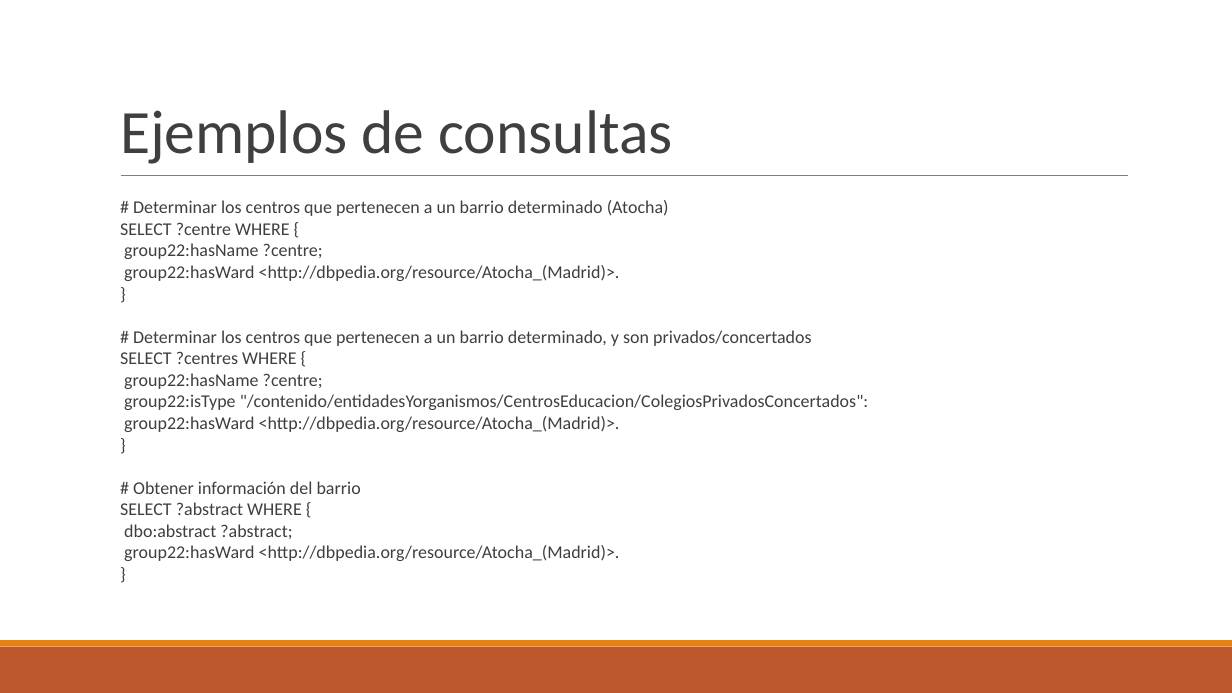
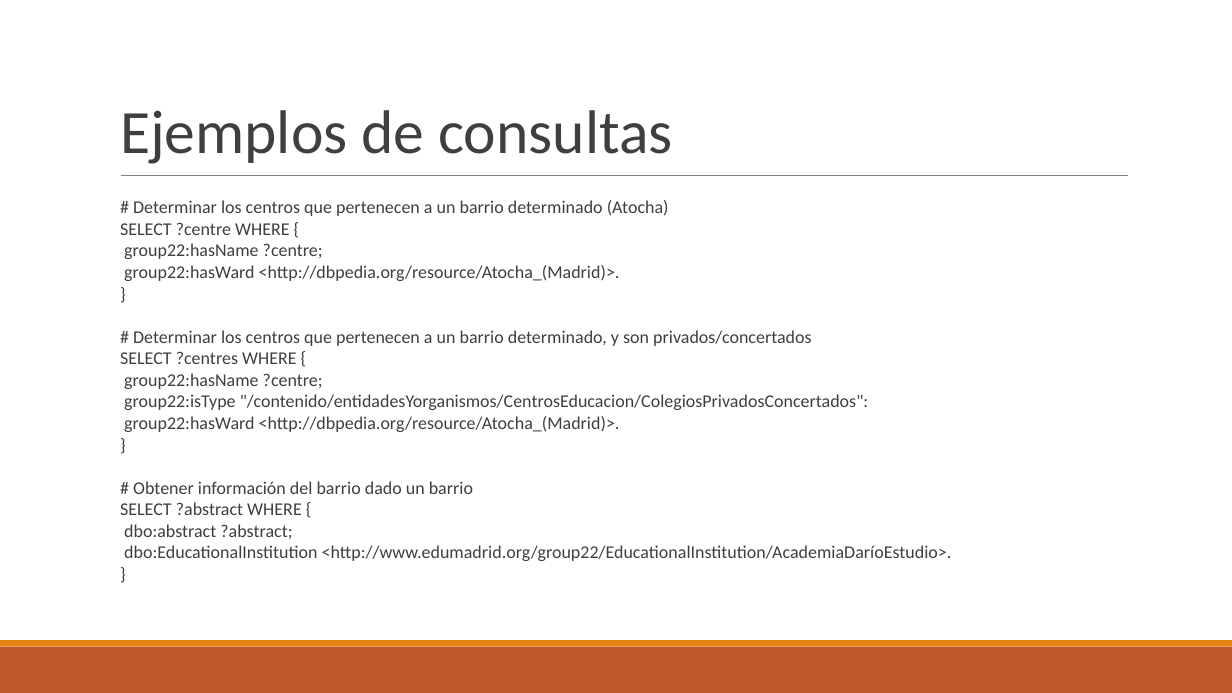
Before and after one commit to FacultadInformatica-LinkedData/Curso2017-2018, a slide deck: slide 11 of HandsOn/Group22/Presentacion/PresentaciónWebSemanticFinal.pptx. Drawn at 1232x693 pixels with LibreOffice and Linux fonts; fonts in the diff are those of the drawing. Boxes give left, top, right and bottom in pixels: in the first picture for what was removed or moved away, otherwise in the second. Text is boxed around its words. In the diff, an @@ line names an element or a change of style, - is before the commit and + after.

```diff
--- a/HandsOn/Group22/Presentacion/PresentaciónWebSemanticFinal.pptx
+++ b/HandsOn/Group22/Presentacion/PresentaciónWebSemanticFinal.pptx
@@ text at bbox=[133, 481, 473, 494]: text changed @@
-# Obtener información del barrio
+# Obtener información del barrio dado un barrio
@@ text at bbox=[124, 545, 952, 561]: text changed @@
-group22:hasWard <http://dbpedia.org/resource/Atocha_(Madrid)>.
+dbo:EducationalInstitution <http://www.edumadrid.org/group22/EducationalInstitution/AcademiaDaríoEstudio>.
```
Also in this commit, not shown: 1 other slide changed, 1 other file.
